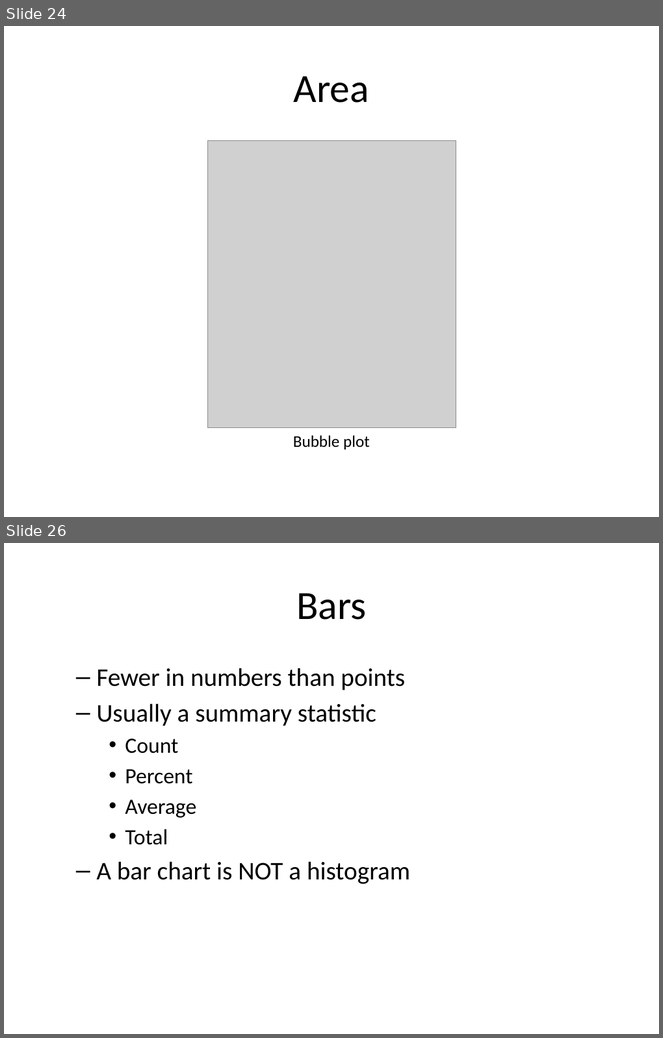
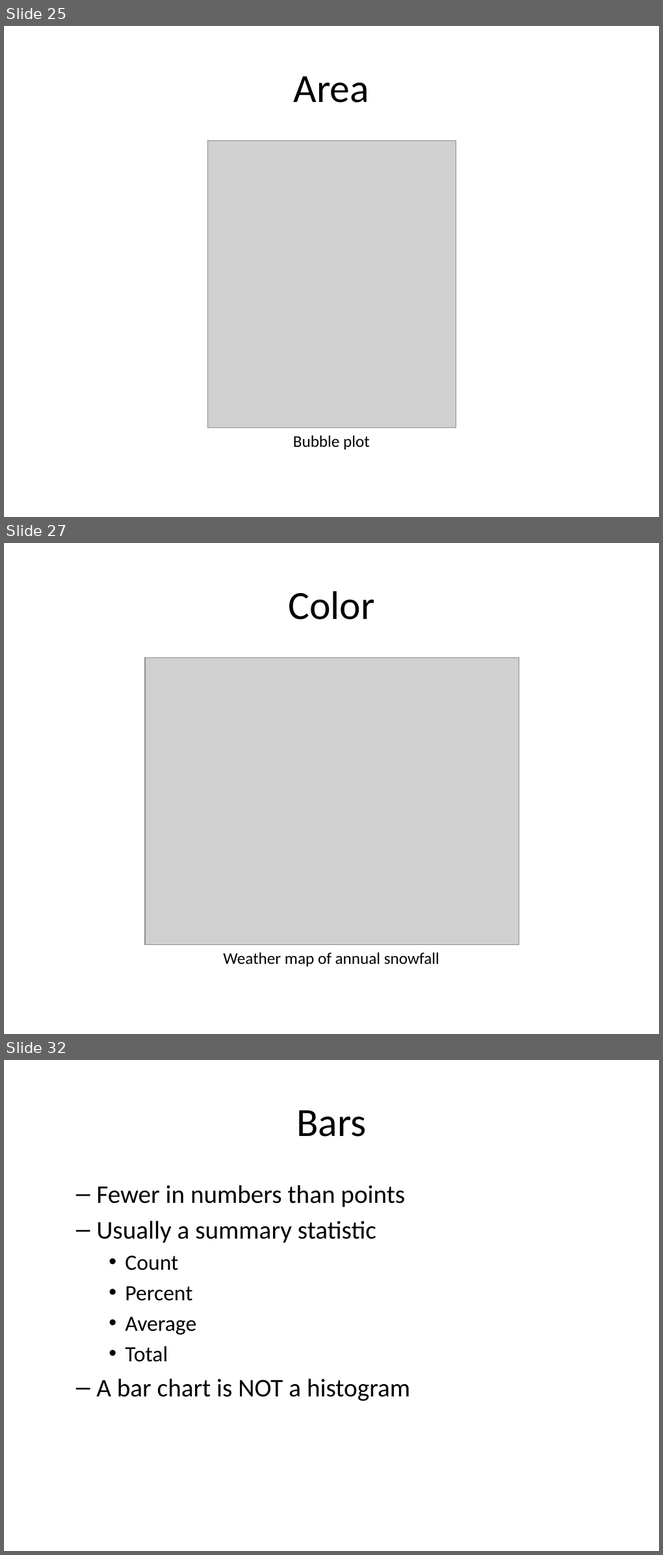
Before and after one commit to pmean/data-visualization, a slide deck: data-viz-02/src/data-visualization-02-bars.pptx. Shown one above the other, each under a label of ours: slides 24 and 26 before the commit, slides 25, 27 and 32 after it; the slides between them are not shown. The pictures are 663x1038 and 663x1555 pixels, drawn with LibreOffice and Linux fonts; fonts in the diff are those of the drawing; grey boxes stand for pictures. Boxes give left, top, right and bottom in pixels: in the first picture for what was removed or moved away, otherwise in the second. Text is boxed around its words. In the diff, an @@ line names an element or a change of style, - is before the commit and + after.

```diff
--- a/data-viz-02/src/data-visualization-02-bars.pptx
+++ b/data-viz-02/src/data-visualization-02-bars.pptx
@@ slide 27 added at (x1=4, y1=543, x2=659, y2=1034), background #FFFFFF @@
@@ title added at (x1=288, y1=591, x2=374, y2=620), 44 pt, text #000000 @@
+Color
@@ picture added at (x1=145, y1=657, x2=519, y2=945) @@
@@ text added at (x1=223, y1=953, x2=440, y2=967), 18 pt, text #000000 @@
+Weather map of annual snowfall
@@ what was slide 24 is now slide 25 @@
@@ what was slide 26 is now slide 32 @@
```
Also in this commit, not shown: 6 other slides added, 1 slide removed, 11 other files.
